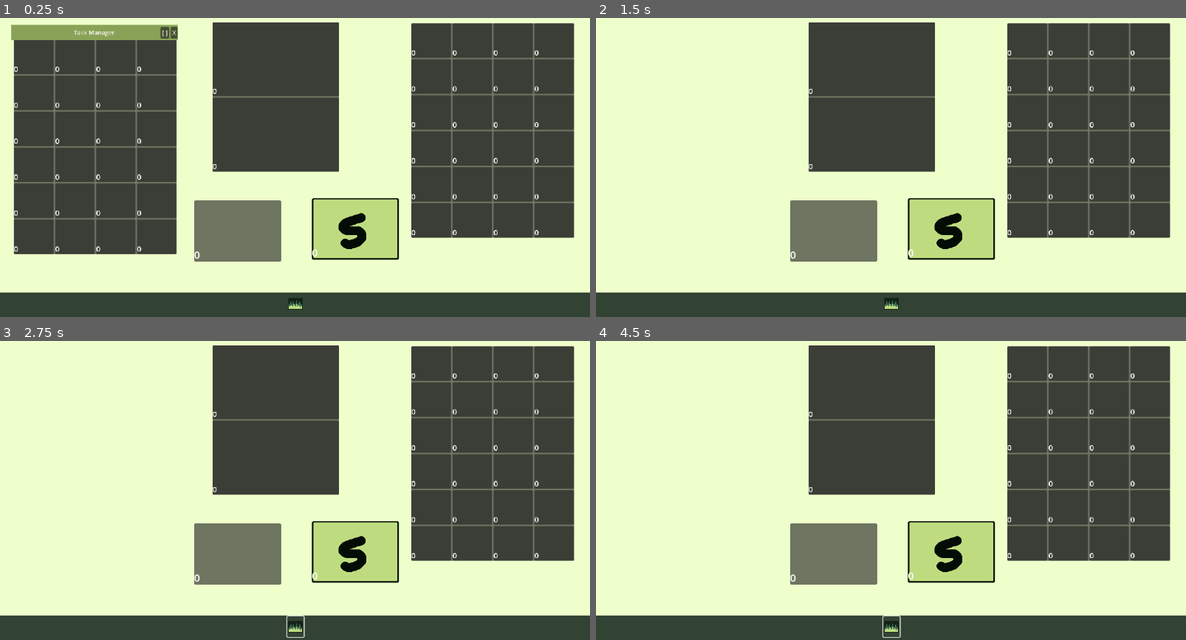
Above: before the commit, frames 1-4 (two rows, left to right).
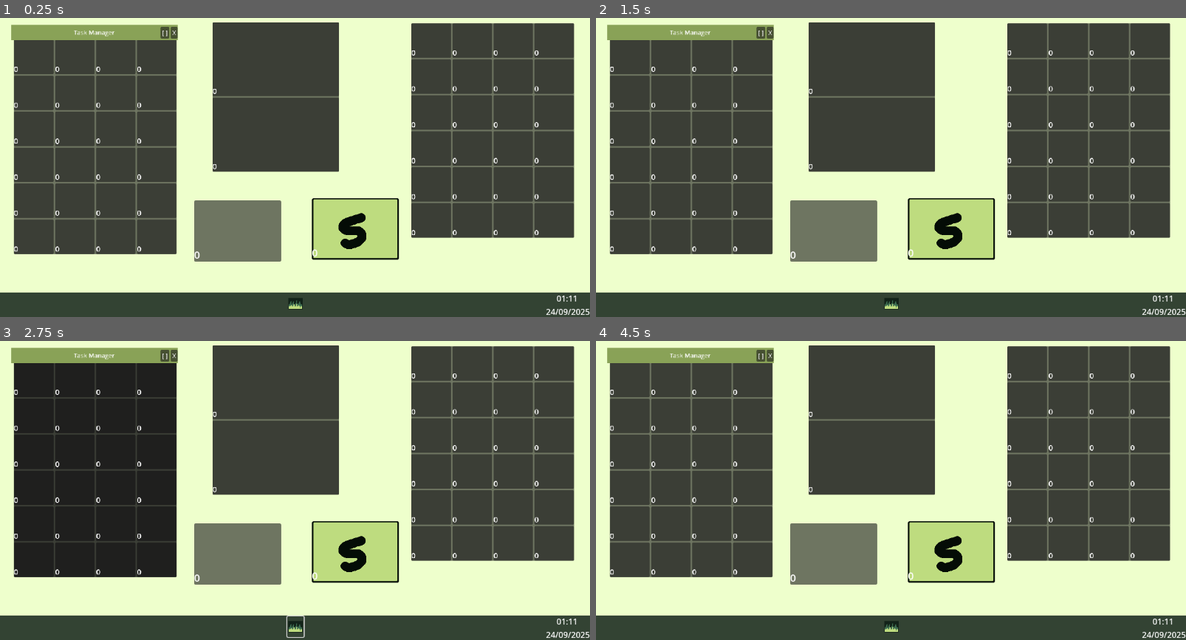
Above: after the commit, the same moments.

Repository: Yuoneeh/gerencia_de_memoria_projeto
Game: Godot game, scene res://scenes/game/main/main.tscn
Same seed, same stepped clock (60 frames per second), same inputs: the game is played once before the commit and once after it.
Inputs (mouse positions are in pixels of both pictures, inside the frame that each line leads up to):
- Up to frame 1 (0.25 s): no input
- Up to frame 2 (1.5 s): click (891, 305) at 0.5 s; click "[ ]" at 1.25 s
- Up to frame 3 (2.75 s): click (295, 628) at 2 s
- Up to frame 4 (4.5 s): click (761, 355) at 2.75 s, where only the run after the commit has a clickable "[ ]"; click (891, 628) at 3.5 s; click (761, 355) at 4.25 s, where only the run after the commit has a clickable "[ ]"

The runs differ from the first frame. In frame 1, 0.1% of the frame differs, in the area x 92-100%, y 92-100%; in frame 2, 21%; in frame 3, 21%; in frame 4, 22%, in the area x 1-100%, y 2-100%.
Error before the commit: Invalid access to property or key 'self' on a base object of type 'PackedScene'. (res://scenes/objects/task_bar/barra_de_tarefas.gd:7)

Commit message:
Life is good
God is great

Diff:
--- a/godot/projeto_gerencia_de_memoria_godot/scenes/game/main/main.tscn
+++ b/godot/projeto_gerencia_de_memoria_godot/scenes/game/main/main.tscn
@@ -19,8 +19,10 @@
 [node name="Control" type="Control" parent="."]
 layout_mode = 3
 anchors_preset = 0
-offset_right = 40.0
-offset_bottom = 40.0
+offset_right = 50.0
+offset_bottom = 50.0
+size_flags_horizontal = 3
+size_flags_vertical = 3
 
 [node name="process_panel" parent="Control" instance=ExtResource("3_bryd7")]
 layout_mode = 0
--- a/godot/projeto_gerencia_de_memoria_godot/scenes/objects/task_bar/barra_de_tarefas.gd
+++ b/godot/projeto_gerencia_de_memoria_godot/scenes/objects/task_bar/barra_de_tarefas.gd
@@ -4,4 +4,8 @@
 
 
 func _on_task_manager_pressed() -> void:
-	task_manager.self.visible = true
+
+	var task_manager_spawn = task_manager.instantiate() as Control
+	get_parent().add_child(task_manager_spawn)
+	task_manager_spawn.position.x = 27.0
+	task_manager_spawn.position.y = 106.0
--- a/godot/projeto_gerencia_de_memoria_godot/scenes/objects/task_bar/barra_de_tarefas.tscn
+++ b/godot/projeto_gerencia_de_memoria_godot/scenes/objects/task_bar/barra_de_tarefas.tscn
@@ -27,6 +27,20 @@
 offset_bottom = 648.0
 color = Color(0.07450981, 0.13725491, 0.09803922, 0.85490197)
 
+[node name="HBoxContainer2" type="HBoxContainer" parent="barra_de_tarefas"]
+layout_mode = 1
+anchors_preset = 15
+anchor_right = 1.0
+anchor_bottom = 1.0
+grow_horizontal = 2
+grow_vertical = 2
+
+[node name="Label" type="Label" parent="barra_de_tarefas/HBoxContainer2"]
+layout_mode = 2
+size_flags_horizontal = 10
+text = "     01:11
+24/09/2025"
+
 [node name="HBoxContainer" type="HBoxContainer" parent="barra_de_tarefas"]
 layout_mode = 0
 offset_left = 1.0
--- a/godot/projeto_gerencia_de_memoria_godot/scenes/objects/task_manager/task_manager.gd
+++ b/godot/projeto_gerencia_de_memoria_godot/scenes/objects/task_manager/task_manager.gd
@@ -2,7 +2,7 @@
 
 
 func _on_minimizar_pressed() -> void:
-	self.visible = false
+	self.queue_free()
 
 
 func _on_fechar_pressed() -> void:
